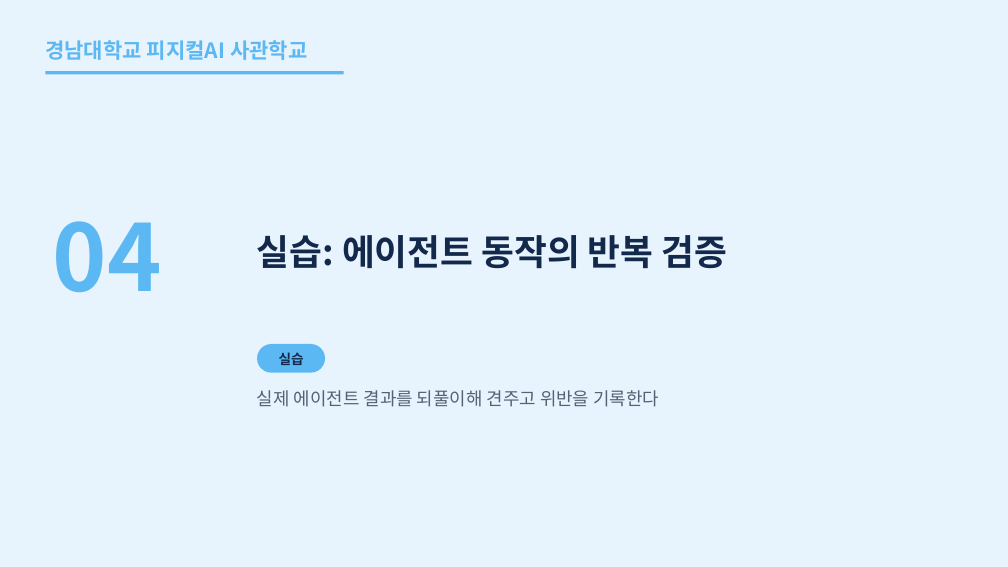
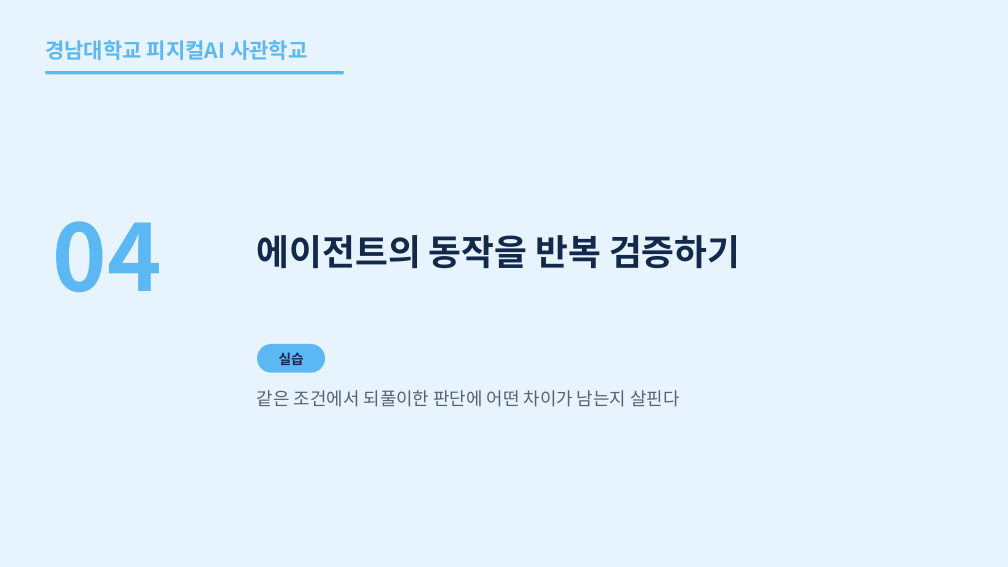
Before and after one commit to uengine-oss/hyd-iot-edu, a slide deck: slide 35 of workspace/강의제작/산출물/통합반/이론/08회차/통합반_08일차.pptx. Drawn at 1008x567 pixels with LibreOffice and Linux fonts; fonts in the diff are those of the drawing. Boxes give left, top, right and bottom in pixels: in the first picture for what was removed or moved away, otherwise in the second. Text is boxed around its words. In the diff, an @@ line names an element or a change of style, - is before the commit and + after.

Commit message:
통합반 8회차 35~36장 같은 점검 요청의 반복 실행과 검증 기록 실습 소개를 확정

```diff
--- a/workspace/강의제작/산출물/통합반/이론/08회차/통합반_08일차.pptx
+++ b/workspace/강의제작/산출물/통합반/이론/08회차/통합반_08일차.pptx
@@ text at (257, 235, 740, 269): text changed @@
-실습: 에이전트 동작의 반복 검증
+에이전트의 동작을 반복 검증하기
@@ text at (257, 390, 679, 407): text changed @@
-실제 에이전트 결과를 되풀이해 견주고 위반을 기록한다
+같은 조건에서 되풀이한 판단에 어떤 차이가 남는지 살핀다
```
Also in this commit, not shown: 1 other slide changed, 11 other files.
